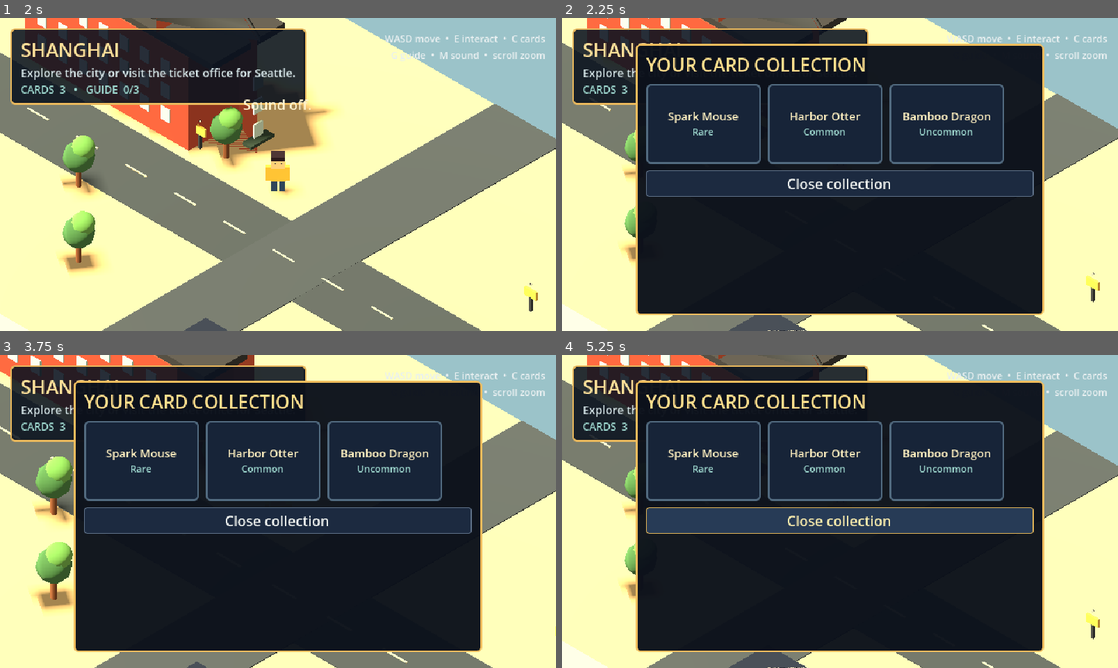
Above: before the commit, frames 1-4 (two rows, left to right).
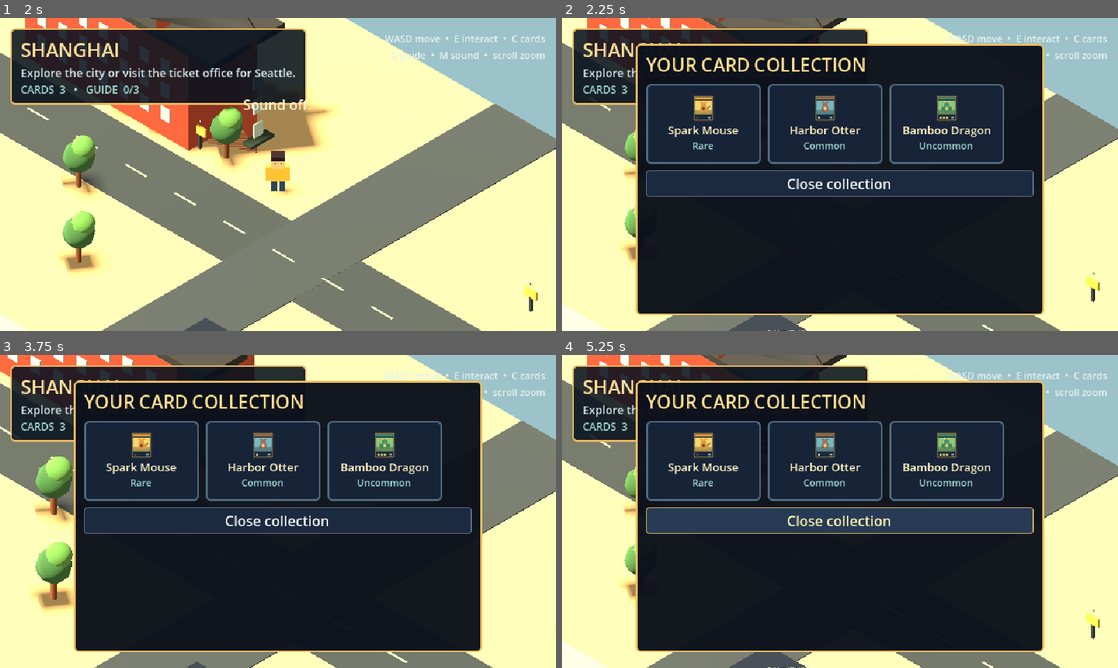
Above: after the commit, the same moments.

Repository: littlejedi/world-of-friends
Game: Godot game, scene res://scenes/main.tscn
The game is run twice, just before and just after one commit, with the same random seed, the same clock (stepped at 60 frames per second) and the same inputs.
Inputs (mouse positions are in pixels of both pictures, inside the frame that each line leads up to):
- Up to frame 1 (2 s): tap Enter (ui_accept) at 0.5, 0.77, 1.52 s; move the mouse to (400, 158) at 0.52 s; hold D (move_right) 0.53-1.28 s; hold M (audio_toggle) 0.53-1.28 s; move the mouse to (166, 190) at 1.27 s; hold S (move_back) from 1.28 s (still down); tap G (city_guide) at 1.35 s
- Up to frame 2 (2.25 s): move the mouse to (895, 105) at 2.02 s; release S (move_back) at 2.03 s; hold D (move_right) from 2.03 s (still down); hold C (collection) from 2.03 s (still down)
- Up to frame 3 (3.75 s): tap Enter (ui_accept) at 2.75, 3.02, 3.5 s; move the mouse to (250, 574) at 2.77 s; release D (move_right) at 2.78 s; release C (collection) at 2.78 s; hold W (move_forward) 2.78-3.53 s; tap E (interact) at 2.85 s; move the mouse to (444, 558) at 3.52 s; hold A (move_left) from 3.53 s (still down); tap Mouse wheel up (zoom_in) at 3.6 s
- Up to frame 4 (5.25 s): tap Enter (ui_accept) at 3.77, 4.25, 4.52, 5 s; move the mouse to (673, 464) at 4.27 s; tap Mouse wheel down (zoom_out) at 4.35 s; move the mouse to (867, 511) at 5.02 s; release A (move_left) at 5.03 s; hold S (move_back) from 5.03 s (still down); hold M (audio_toggle) from 5.03 s (still down)

Frame 1 is identical in both runs. In frame 2, 2.2% of the frame differs, in the area x 19-77%, y 24-42%; in frame 3, 2.2%; in frame 4, 2.2%.

Commit message:
Generate original pixel card art

Diff:
--- /dev/null
+++ b/scripts/art/card_art_factory.gd
@@ -0,0 +1,140 @@
+class_name CardArtFactory
+extends RefCounted
+
+const WIDTH := 32
+const HEIGHT := 40
+const COLORWAYS := {
+	"spark_mouse": ["#f6d76f", "#e99b38", "#66443a"],
+	"harbor_otter": ["#74b9c4", "#9b6947", "#f0d3a1"],
+	"bamboo_dragon": ["#8fc77a", "#3f8b62", "#f0d06a"],
+	"rain_fox": ["#7897bd", "#d56f51", "#f2d39c"],
+	"needle_owl": ["#8fc3c5", "#8a684d", "#f2c963"],
+	"pearl_sprite": ["#d59ac2", "#f0dce9", "#c95683"],
+	"market_fish": ["#63a9bf", "#e98355", "#f5d16d"],
+	"shanghai_skyline": ["#e9b77a", "#b84f58", "#f2d8a7"],
+	"seattle_sound": ["#78aeb8", "#3e7186", "#e0c06b"]
+}
+const DEFAULT_COLORWAYS := [
+	["#84a6bf", "#d17a5d", "#f1d18a"],
+	["#9ab982", "#5b8e68", "#ead08a"],
+	["#b897bd", "#756192", "#efc879"]
+]
+
+
+static func create(card_id: String) -> Texture2D:
+	var palette: Array = COLORWAYS.get(card_id, DEFAULT_COLORWAYS[absi(card_id.hash()) % DEFAULT_COLORWAYS.size()])
+	var sky := Color(str(palette[0]))
+	var subject := Color(str(palette[1]))
+	var accent := Color(str(palette[2]))
+	var image := Image.create(WIDTH, HEIGHT, false, Image.FORMAT_RGBA8)
+	image.fill(Color("#101825"))
+	_rect(image, 1, 1, 30, 38, Color("#d9b45f"))
+	_rect(image, 2, 2, 28, 36, Color("#1b293b"))
+	_rect(image, 3, 3, 26, 4, subject)
+	_rect(image, 3, 8, 26, 21, sky)
+	_rect(image, 3, 23, 26, 6, sky.darkened(0.28))
+	if card_id == "shanghai_skyline":
+		_draw_shanghai(image, subject, accent)
+	elif card_id == "seattle_sound":
+		_draw_seattle(image, subject, accent)
+	else:
+		_draw_creature(image, card_id, subject, accent)
+	_draw_card_marks(image, card_id, accent)
+	return ImageTexture.create_from_image(image)
+
+
+static func _draw_creature(image: Image, card_id: String, subject: Color, accent: Color) -> void:
+	if card_id == "market_fish":
+		_rect(image, 10, 14, 12, 7, subject)
+		_rect(image, 7, 16, 3, 3, subject.darkened(0.12))
+		_rect(image, 22, 15, 3, 5, accent)
+		_pixel(image, 19, 16, Color("#172133"))
+		_rect(image, 13, 21, 5, 2, accent.darkened(0.1))
+		return
+	var body_x := 11
+	var body_y := 17
+	_rect(image, body_x, body_y, 10, 8, subject)
+	_rect(image, 12, 11, 8, 7, subject.lightened(0.08))
+	_rect(image, 14, 18, 4, 5, accent)
+	_pixel(image, 14, 14, Color("#172133"))
+	_pixel(image, 18, 14, Color("#172133"))
+	match card_id:
+		"spark_mouse":
+			_rect(image, 11, 9, 3, 3, subject)
+			_rect(image, 18, 9, 3, 3, subject)
+			_draw_tail(image, 21, 20, accent, true)
+		"harbor_otter":
+			_rect(image, 11, 10, 3, 2, subject.darkened(0.08))
+			_rect(image, 18, 10, 3, 2, subject.darkened(0.08))
+			_draw_tail(image, 10, 21, subject.darkened(0.15), false)
+		"bamboo_dragon":
+			_rect(image, 12, 8, 2, 4, accent)
+			_rect(image, 18, 8, 2, 4, accent)
+			_rect(image, 8, 18, 3, 5, subject.darkened(0.12))
+			_rect(image, 21, 18, 3, 5, subject.darkened(0.12))
+		"rain_fox":
+			_rect(image, 11, 8, 3, 4, subject)
+			_rect(image, 18, 8, 3, 4, subject)
+			_pixel(image, 12, 8, accent)
+			_pixel(image, 19, 8, accent)
+			_draw_tail(image, 21, 19, accent, true)
+		"needle_owl":
+			_rect(image, 9, 16, 3, 7, subject.darkened(0.15))
+			_rect(image, 20, 16, 3, 7, subject.darkened(0.15))
+			_rect(image, 13, 13, 3, 3, accent)
+			_rect(image, 17, 13, 3, 3, accent)
+			_pixel(image, 14, 14, Color("#172133"))
+			_pixel(image, 18, 14, Color("#172133"))
+		"pearl_sprite":
+			_rect(image, 10, 12, 2, 2, accent)
+			_rect(image, 21, 10, 2, 2, accent)
+			_rect(image, 22, 20, 2, 2, subject)
+		_:
+			_rect(image, 11, 9, 3, 3, subject)
+			_rect(image, 18, 9, 3, 3, subject)
+
+
+static func _draw_shanghai(image: Image, subject: Color, accent: Color) -> void:
+	_rect(image, 5, 18, 5, 8, subject.darkened(0.18))
+	_rect(image, 11, 15, 4, 11, subject)
+	_rect(image, 23, 13, 2, 13, accent.lightened(0.15))
+	_rect(image, 19, 20, 3, 6, subject.darkened(0.08))
+	_rect(image, 23, 10, 2, 4, accent)
+	_rect(image, 22, 13, 4, 4, subject)
+	_rect(image, 23, 8, 2, 3, accent)
+	_pixel(image, 24, 6, accent.lightened(0.2))
+
+
+static func _draw_seattle(image: Image, subject: Color, accent: Color) -> void:
+	_rect(image, 3, 23, 26, 6, Color("#326d86"))
+	_rect(image, 15, 11, 2, 15, accent.lightened(0.25))
+	_rect(image, 11, 14, 10, 2, subject)
+	_rect(image, 12, 12, 8, 2, accent)
+	_rect(image, 15, 8, 2, 5, accent.lightened(0.25))
+	_rect(image, 7, 20, 5, 6, subject.darkened(0.18))
+	_rect(image, 21, 18, 4, 8, subject)
+
+
+static func _draw_card_marks(image: Image, card_id: String, accent: Color) -> void:
+	var marks := 1 + absi(card_id.hash()) % 3
+	for index in range(marks):
+		_rect(image, 5 + index * 5, 33, 3, 3, accent)
+	_rect(image, 23, 33, 4, 2, Color("#8fa5b3"))
+	_rect(image, 23, 36, 4, 1, Color("#657989"))
+
+
+static func _draw_tail(image: Image, start_x: int, start_y: int, color: Color, rising: bool) -> void:
+	for step in range(5):
+		var y: int = start_y - step if rising else start_y + floori(float(step) / 2.0)
+		_pixel(image, start_x + step, y, color)
+		if y + 1 < HEIGHT:
+			_pixel(image, start_x + step, y + 1, color)
+
+
+static func _rect(image: Image, x: int, y: int, width: int, height: int, color: Color) -> void:
+	image.fill_rect(Rect2i(x, y, width, height), color)
+
+
+static func _pixel(image: Image, x: int, y: int, color: Color) -> void:
+	if x >= 0 and x < WIDTH and y >= 0 and y < HEIGHT:
+		image.set_pixel(x, y, color)
--- a/scripts/core/game_state.gd
+++ b/scripts/core/game_state.gd
@@ -1,6 +1,7 @@
 extends Node
 
 const SAVE_PATH := "user://world_of_friends_save.json"
+const CardArt = preload("res://scripts/art/card_art_factory.gd")
 const LANDMARK_GUIDE := {
 	"shanghai": [
 		{"id": "wukang_mansion", "title": "Wukang Mansion", "hint": "Follow the tree-lined western street."},
@@ -232,8 +233,9 @@
 				var texture := _make_card_thumbnail(image)
 				card_texture_cache[card_id] = texture
 				return texture
-	card_texture_cache[card_id] = null
-	return null
+	var fallback := CardArt.create(card_id)
+	card_texture_cache[card_id] = fallback
+	return fallback
 
 
 func _make_card_thumbnail(source: Image) -> Texture2D:
--- a/tests/smoke_test.gd
+++ b/tests/smoke_test.gd
@@ -38,6 +38,12 @@
 	check(main.current_world != null, "Main world is created")
 	check(GameState.get_landmark_entries("shanghai").size() == 3 and GameState.get_landmark_entries("seattle").size() == 4, "City guide metadata covers both worlds")
 	check(not bool(GameState.claim_city_guide_reward("shanghai").ok), "An incomplete city guide cannot claim its souvenir")
+	var generated_card := GameState.get_card_texture("spark_mouse")
+	var generated_card_image := generated_card.get_image()
+	check(generated_card_image.get_width() == 32 and generated_card_image.get_height() == 40, "Built-in cards receive generated pixel artwork")
+	check(GameState.get_card_texture("spark_mouse") == generated_card, "Generated card artwork is cached")
+	var souvenir_card_image := GameState.get_card_texture("shanghai_skyline").get_image()
+	check(souvenir_card_image.get_pixel(3, 3) != generated_card_image.get_pixel(3, 3), "Souvenir cards receive distinct city artwork")
 	check(main.gameplay_audio != null, "Gameplay sound system is created")
 	var footstep_profiles_complete: bool = main.gameplay_audio.footstep_streams.size() == 4
 	for surface in ["road", "ground", "promenade", "pier"]:
Not shown, changed: export_presets.cfg
Not shown, added: scripts/art/card_art_factory.gd.uid
Not shown, changed: README.md
Not shown, changed: docs/PROGRESS.md
